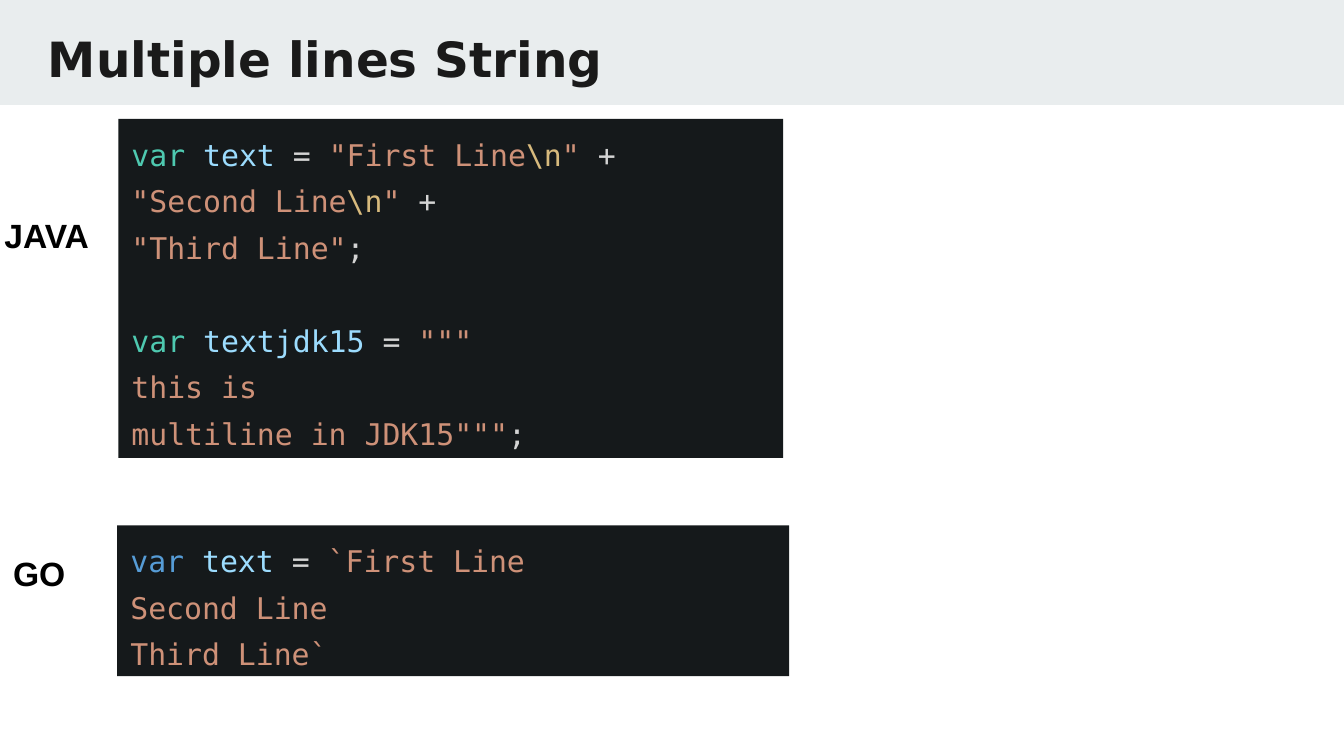
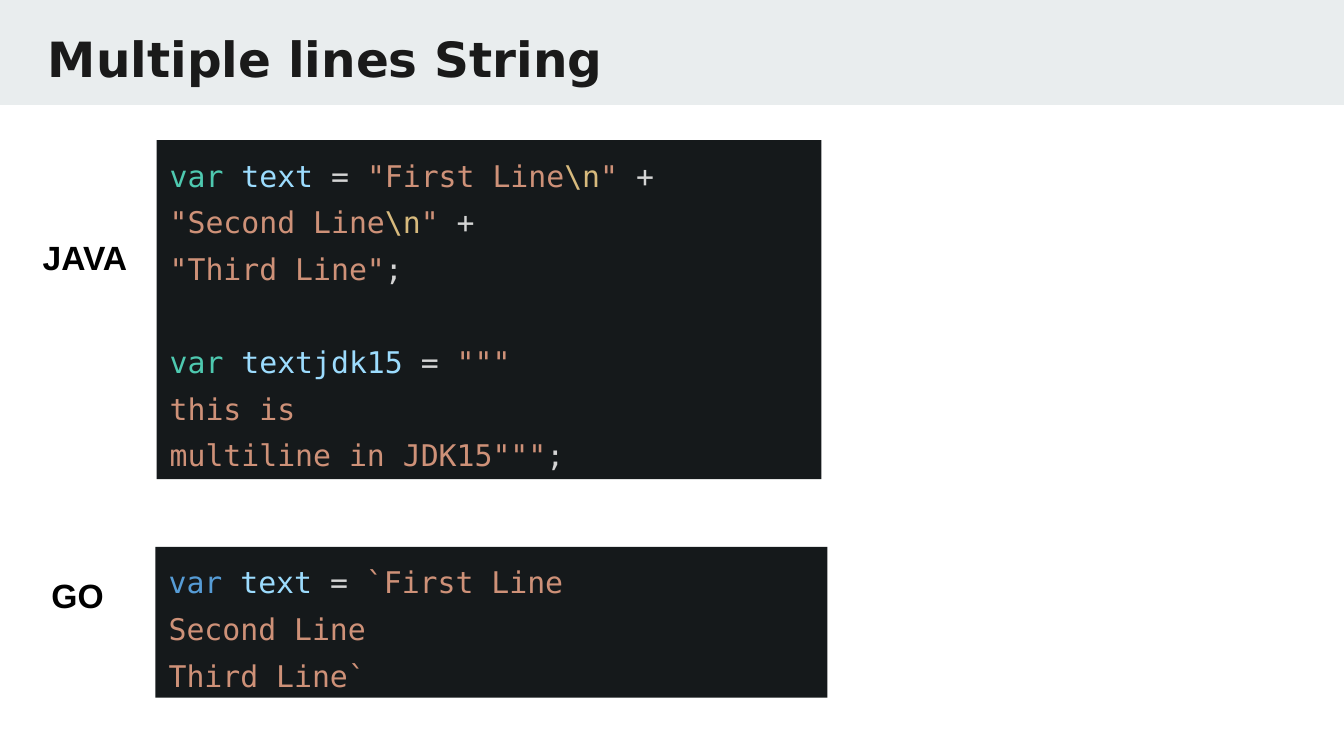
Before and after one commit to TechMaster/golang, a slide deck: slide 22 of slides/GolangBasic1.pptx (slide 18 before the commit). Drawn at 1344x756 pixels with LibreOffice and Linux fonts; fonts in the diff are those of the drawing. Boxes give left, top, right and bottom in pixels: in the first picture for what was removed or moved away, otherwise in the second. Text is boxed around its words. In the diff, an @@ line names an element or a change of style, - is before the commit and + after.

```diff
--- a/slides/GolangBasic1.pptx
+++ b/slides/GolangBasic1.pptx
@@ 2 rectangles, 2 texts: place and size @@
-2 rectangles, 2 texts at (4,118,789,676)
+2 rectangles, 2 texts at (43,140,828,698)
```
Also in this commit, not shown: 7 other slides changed, 5 slides added, 2 slides removed, 44 other files.
